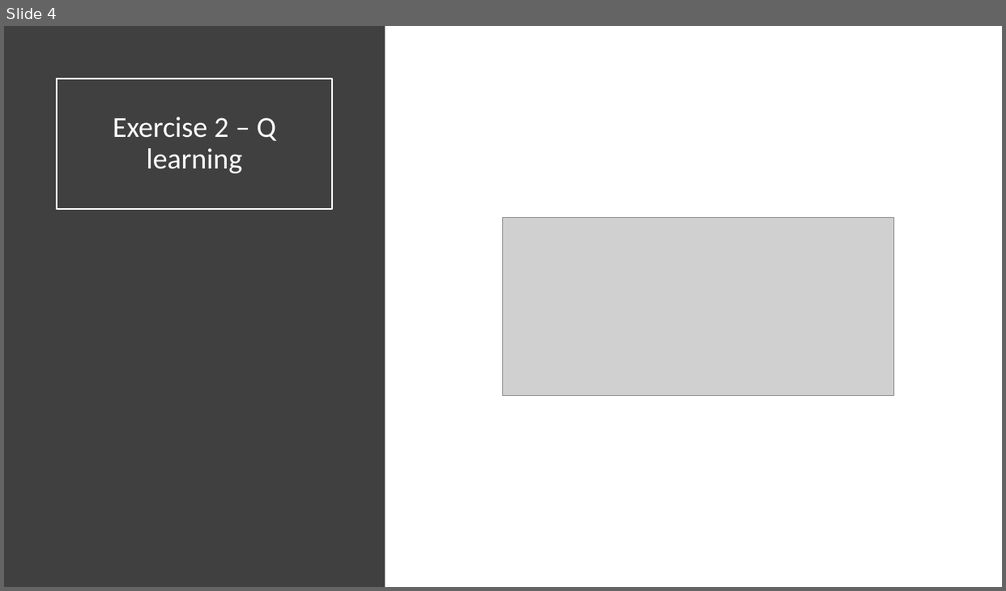
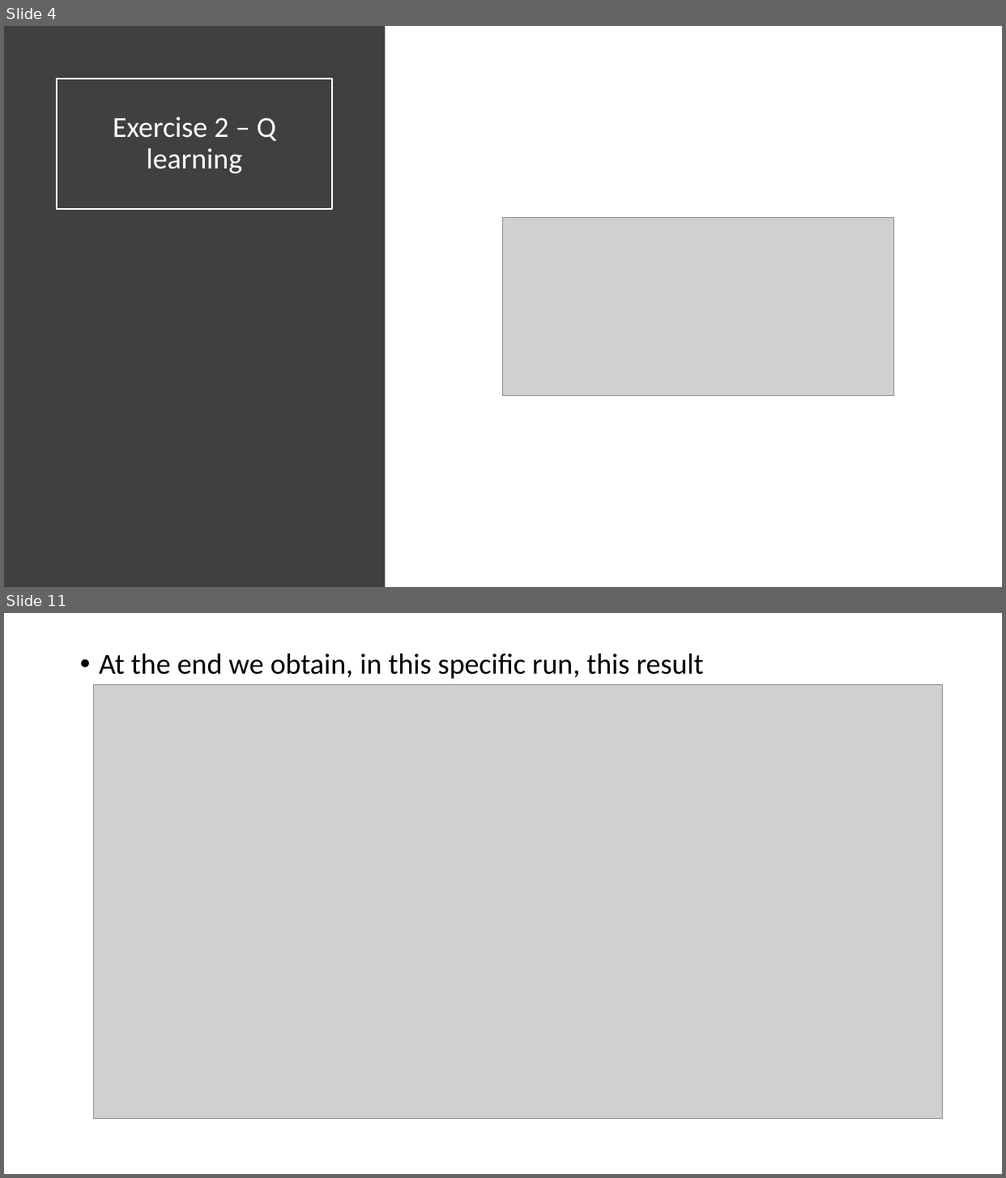
Before and after one commit to mpiffari/ReinforcementLearning2019, a slide deck: Presentation/SDU_SummerSchool_Presentation.pptx. Shown one above the other, each under a label of ours: slide 4 before the commit, slides 4 and 11 after it; the slides between them are not shown. The pictures are 1006x591 and 1006x1178 pixels, drawn with LibreOffice and Linux fonts; fonts in the diff are those of the drawing; grey boxes stand for pictures. Boxes give left, top, right and bottom in pixels: in the first picture for what was removed or moved away, otherwise in the second. Text is boxed around its words. In the diff, an @@ line names an element or a change of style, - is before the commit and + after.

```diff
--- a/Presentation/SDU_SummerSchool_Presentation.pptx
+++ b/Presentation/SDU_SummerSchool_Presentation.pptx
@@ slide 11 added at (4, 613, 1002, 1174), background #FFFFFF @@
@@ text added at (99, 653, 704, 679), 28 pt, text #000000 @@
+• At the end we obtain, in this specific run, this result
@@ picture added at (94, 684, 943, 1118) @@
```
Also in this commit, not shown: 1 slide changed, 7 other slides added, 3 other files.
